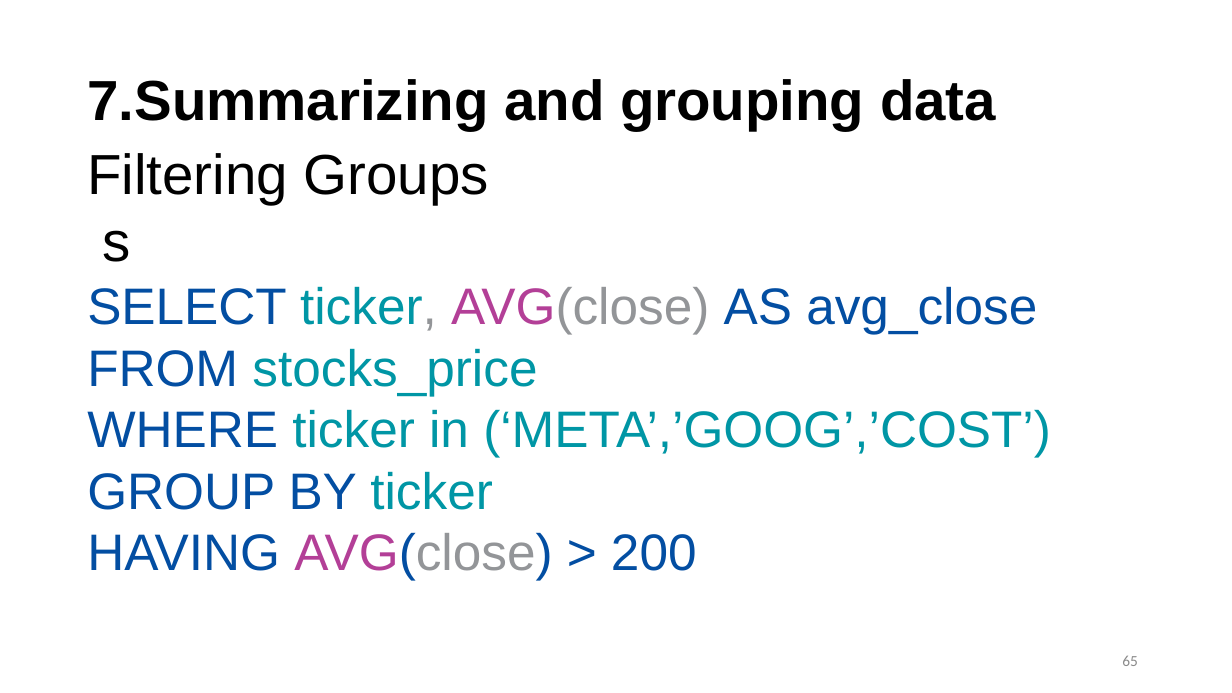
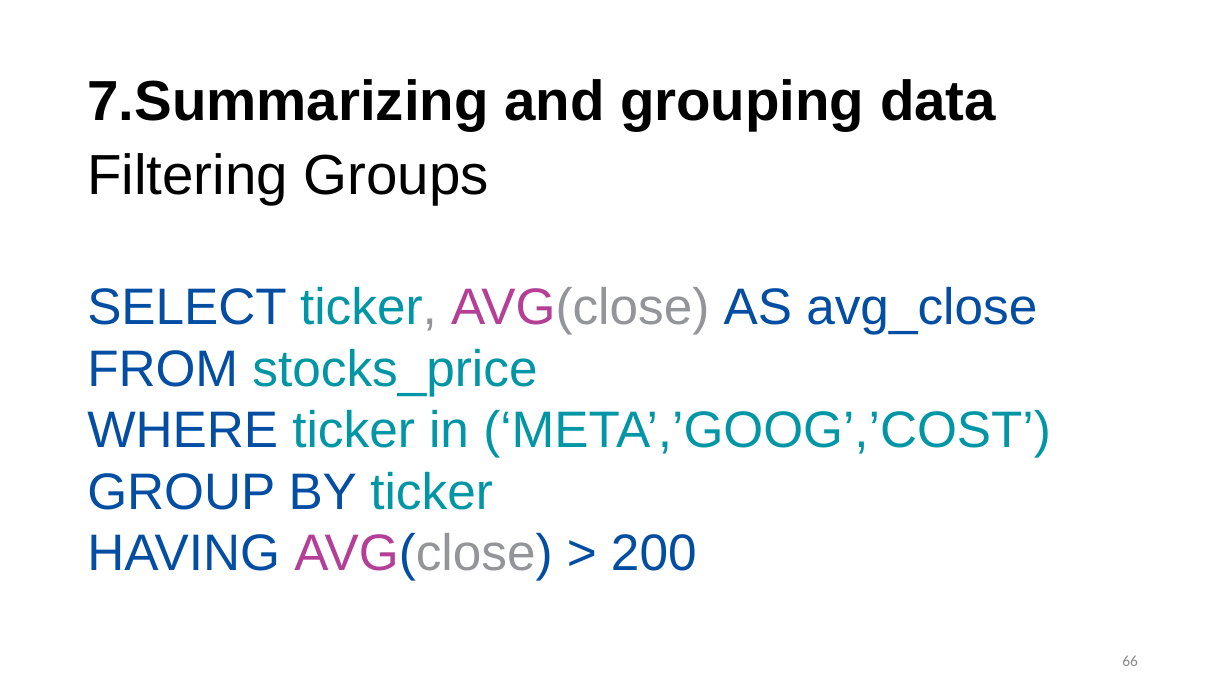
Before and after one commit to hgao62/sql_tutorial, a slide deck: slide 66 of SQL_PPT_2025.pptx (slide 65 before the commit). Drawn at 1232x693 pixels with LibreOffice and Linux fonts; fonts in the diff are those of the drawing. Boxes give left, top, right and bottom in pixels: in the first picture for what was removed or moved away, otherwise in the second. Text is boxed around its words. In the diff, an @@ line names an element or a change of style, - is before the commit and + after.

```diff
--- a/SQL_PPT_2025.pptx
+++ b/SQL_PPT_2025.pptx
@@ text at (87, 286, 1037, 396): text changed @@
-s
-SELECT ticker, AVG(close) AS avg_close
-FROM stocks_price
+SELECT ticker, AVG(close) AS avg_close
+FROM stocks_price
@@ page number at (1122, 655, 1138, 666): text changed @@
-65
+66
```
Also in this commit, not shown: 11 other slides changed, 3 slides added, 9 other files.
